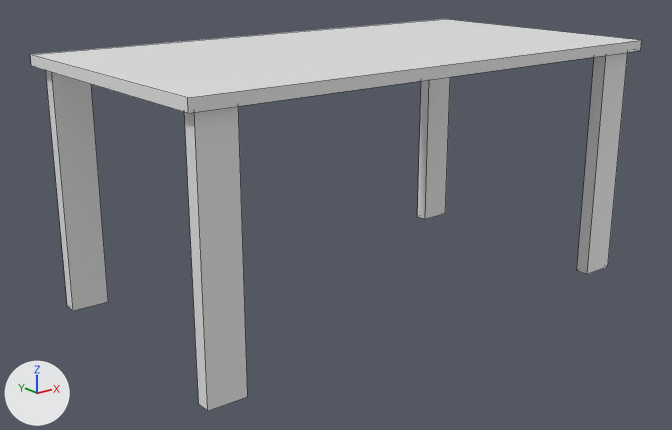
An edit to the Blender file MovistarExperience/StrangerThings/RainbowRoom/SM_Table/SM_Table.blend, drawn before and after from the same camera.
Before and after are seen from a camera (50 mm lens) standing at (-1.645, -1.978, 1.022) and looking at (-0.061, 0.001, 0.23). Arrows for +X, +Y and +Z are at lower left; the lights stay in place. Mesh edges are drawn as thin lines.

The scene before the commit, as lines of its bpy script (objects in view):
```python
me_cube = bpy.data.meshes.new('Cube')
me_cube.from_pydata(...)  # a box spanning x -0.75..0.75, y -0.4..0.4, z 0.67..0.7
me_cube_001 = bpy.data.meshes.new('Cube.001')
me_cube_001.from_pydata(...)  # a box spanning x -0.723..-0.619, y -0.376..-0.336, z 0.0..0.67
ob_patas = bpy.data.objects.new('Patas', me_cube_001)
ob_patas.location = (0.0, 0.0, 0.0)
_m = ob_patas.modifiers.new('Mirror', 'MIRROR')
_m.use_axis = (True, True, False)
ob_tablero = bpy.data.objects.new('Tablero', me_cube)
ob_tablero.location = (0.0, 0.0, 0.0)
```
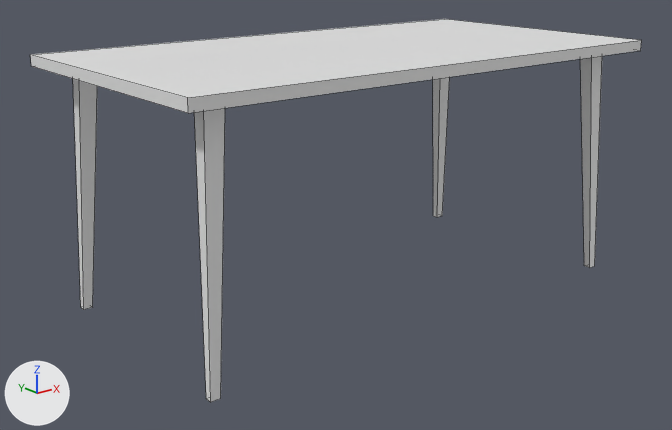
The newer file is also turned or shifted as a whole; pictures and numbers use the older file's frame.

Changed parts and their boxes (x1, y1, x2, y2) in the pictures (672 x 430 px):
'Patas', deleted
    before: (46, 52, 628, 411)
'Patas.001', added
    after: (73, 56, 602, 402)

Diff of the bpy script that builds the scene:
```diff
--- a/MovistarExperience/StrangerThings/RainbowRoom/SM_Table/SM_Table.blend.py
+++ b/MovistarExperience/StrangerThings/RainbowRoom/SM_Table/SM_Table.blend.py
@@ me_cube_025 @@
+me_cube_025.from_pydata(...)  # 32 vertices, 24 faces; spans x -0.697..0.697, y -0.345..0.345, z 0.0..0.67
@@ ob_patas @@
-ob_patas = bpy.data.objects.new('Patas', me_cube_001)
-ob_patas.location = (0.0, 0.0, 0.0)
-_m = ob_patas.modifiers.new('Mirror', 'MIRROR')
-_m.use_axis = (True, True, False)
@@ ob_patas_001 @@
+ob_patas_001 = bpy.data.objects.new('Patas.001', me_cube_025)
+ob_patas_001.location = (0.0, 0.0, 0.0)
```
